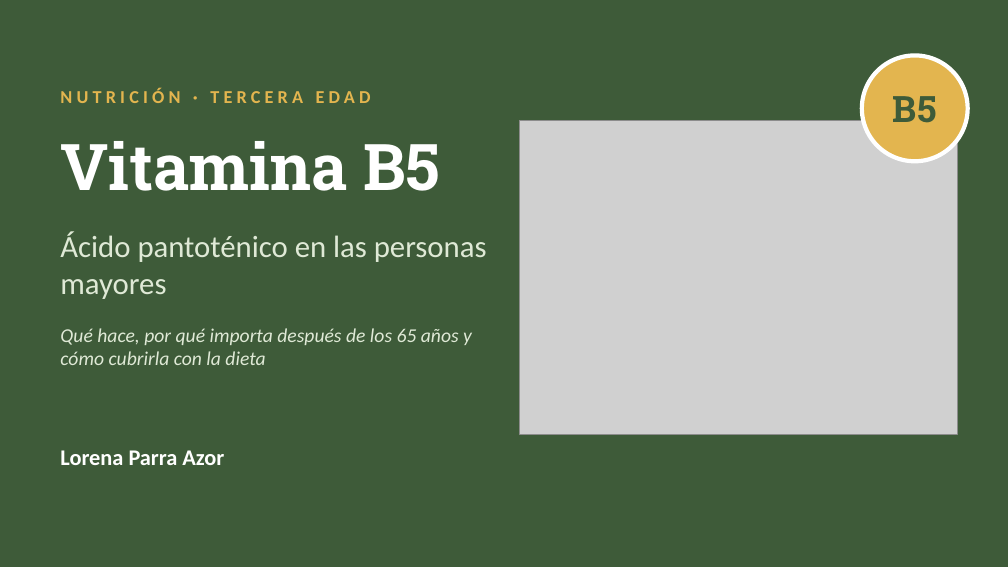
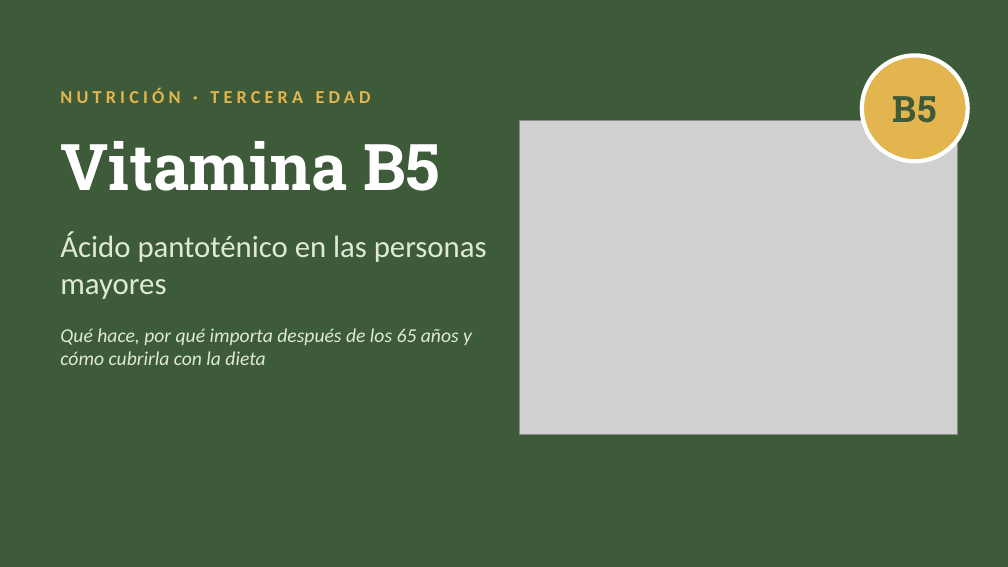
Before and after one commit to lorenaazor0461/Lorena-Parra-Azor, a slide deck: slide 1 of vitamina-b5/Vitamina_B5_Tercera_Edad.pptx. Drawn at 1008x567 pixels with LibreOffice and Linux fonts; fonts in the diff are those of the drawing; grey boxes stand for pictures. Boxes give left, top, right and bottom in pixels: in the first picture for what was removed or moved away, otherwise in the second. Text is boxed around its words. In the diff, an @@ line names an element or a change of style, - is before the commit and + after.

```diff
--- a/vitamina-b5/Vitamina_B5_Tercera_Edad.pptx
+++ b/vitamina-b5/Vitamina_B5_Tercera_Edad.pptx
@@ text removed at (60, 450, 224, 465) @@
-Lorena Parra Azor
```
Also in this commit, not shown: 1 other file.
